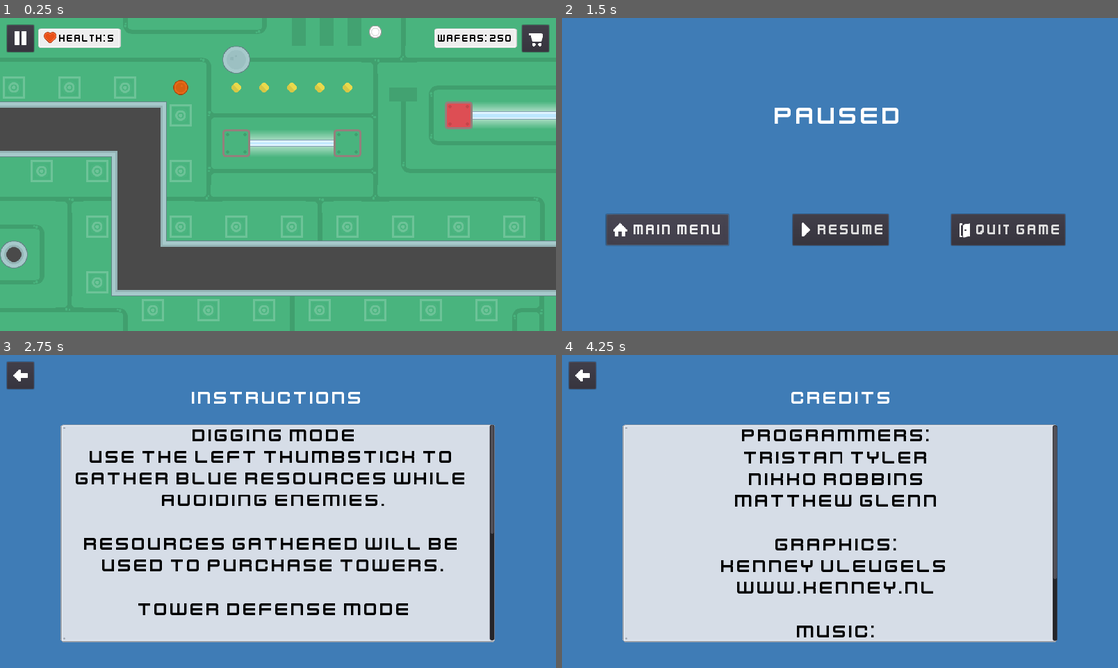
Above: before the commit, frames 1-4 (two rows, left to right).
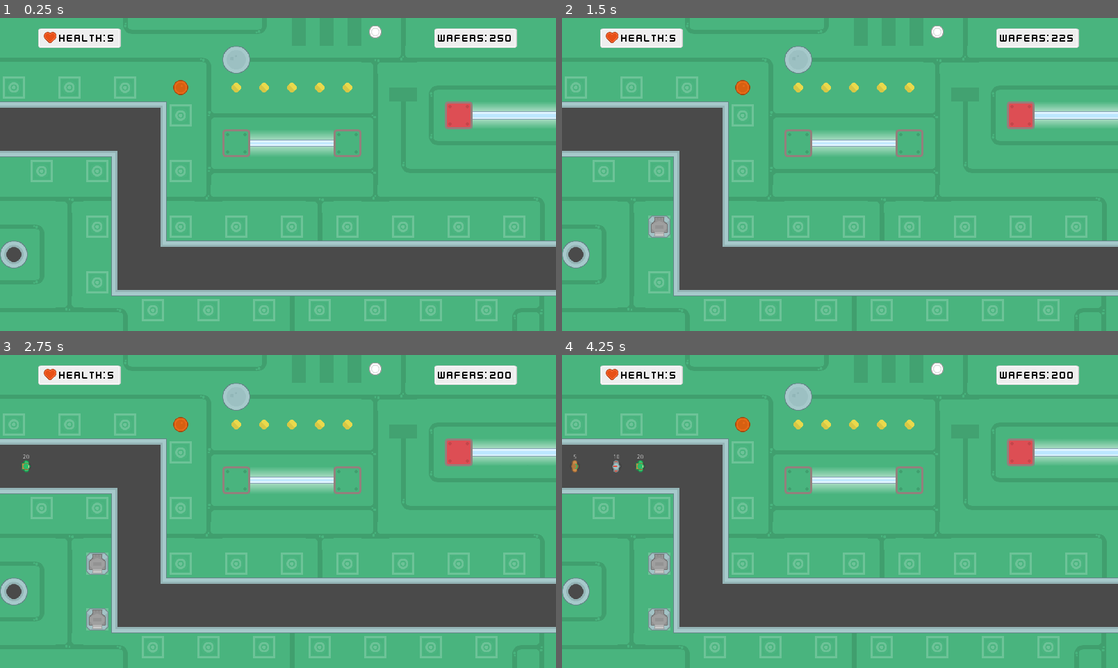
Above: after the commit, the same moments.

Repository: njrobbins/cache-command
Game: Godot game, scene res://Scenes/TowerDefenseGame.tscn
Two runs of this game, one before a commit and one after it. Both use one fixed random seed, a clock stepped at 60 frames per second and the inputs below. This scene is started directly instead of the project's main scene. Sound files missing from this copy of the repository are replaced by a short silence.
Inputs (mouse positions are in pixels of both pictures, inside the frame that each line leads up to):
- Up to frame 1 (0.25 s): no input
- Up to frame 2 (1.5 s): click (584, 39) at 0.52 s; click (667, 230) at 1.25 s, where only the run before the commit has a clickable "Main Menu"
- Up to frame 3 (2.75 s): click (105, 605) at 2.02 s
- Up to frame 4 (4.25 s): click (584, 376) at 2.77 s; click (1006, 605) at 3.52 s

The runs differ from the first frame. In frame 1, 0.9% of the frame differs, in the area x 1-99%, y 2-12%; in frame 2, 99%; in frame 3, 100%, in the area x 0-100%, y 0-100%; in frame 4, 100%.

Commit message:
Quit Button and hiding incomplete buttons

Diff:
--- a/Scenes/DigDug.tscn
+++ b/Scenes/DigDug.tscn
@@ -72,6 +72,7 @@
 }
 
 [node name="PauseButton" type="Button" parent="UI"]
+visible = false
 margin_left = 16.0
 margin_top = 16.0
 margin_right = 78.0
--- a/Scenes/TowerDefenseGame.tscn
+++ b/Scenes/TowerDefenseGame.tscn
@@ -571,6 +571,7 @@
 shape = SubResource( 5 )
 
 [node name="PauseButton" type="Button" parent="."]
+visible = false
 margin_left = 16.0
 margin_top = 16.0
 margin_right = 78.0
@@ -660,6 +661,7 @@
 }
 
 [node name="TowerShopButton" type="Button" parent="."]
+visible = false
 margin_left = 1202.0
 margin_top = 16.0
 margin_right = 1264.0
--- a/Scripts/MenuButtonHandler.gd
+++ b/Scripts/MenuButtonHandler.gd
@@ -39,14 +39,13 @@
 func _on_QuitGameButton_pressed():
 	$MenuButtonAudio.play()
 	yield($MenuButtonAudio, "finished")
-	pass
-	# TODO
+	get_tree().quit()
 
 func _on_ResumeButton_pressed():
 	$MenuButtonAudio.play()
 	yield($MenuButtonAudio, "finished")
-	pass
 	# TODO
+
 
 func _on_PlayButton_pressed():
 	$MenuButtonAudio.play()
